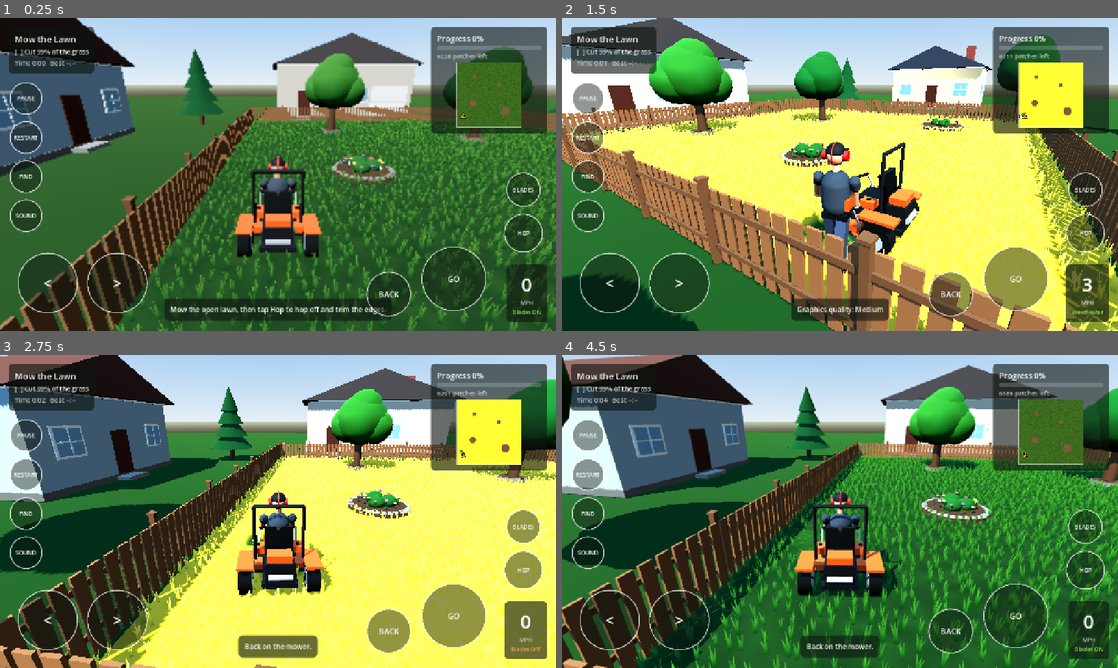
Above: before the commit, frames 1-4 (two rows, left to right).
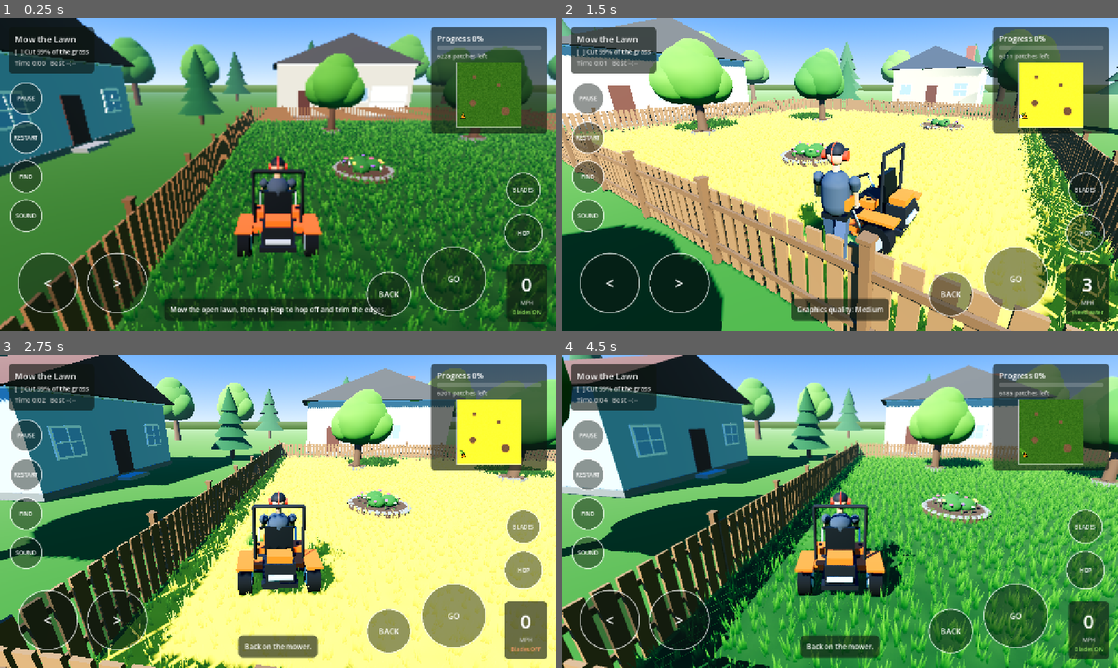
Above: after the commit, the same moments.

Repository: ElSpaniard97/lawn-wrangler
Game: Godot game, scene res://scenes/yard.tscn
Two runs of this game, one before a commit and one after it. Both use one fixed random seed, a clock stepped at 60 frames per second and the inputs below.
Inputs (mouse positions are in pixels of both pictures, inside the frame that each line leads up to):
- Up to frame 1 (0.25 s): no input
- Up to frame 2 (1.5 s): move the mouse to (962, 158) at 0.52 s; hold D (steer_right) 0.53-1.28 s; hold H (highlight) 0.53-1.28 s; click (962, 158) at 0.67 s; tap Space (hop) at 0.77 s; move the mouse to (728, 190) at 1.27 s; hold S (reverse) from 1.28 s (still down); tap Q (quality) at 1.35 s
- Up to frame 3 (2.75 s): tap Space (hop) at 1.52 s; move the mouse to (333, 442) at 2.02 s; release S (reverse) at 2.03 s; hold D (steer_right) from 2.03 s (still down); hold B (toggle_blades) from 2.03 s (still down)
- Up to frame 4 (4.5 s): move the mouse to (812, 574) at 2.77 s; release D (steer_right) at 2.78 s; release B (toggle_blades) at 2.78 s; hold W (accelerate) 2.78-3.53 s; tap H (highlight) at 2.85 s; click (812, 574) at 2.92 s; tap Space (hop) at 3.02, 3.77 s; move the mouse to (1006, 558) at 3.52 s; hold Q (quality) 3.53-4.28 s; hold A (steer_left) from 3.53 s (still down); move the mouse to (673, 464) at 4.27 s; tap B (toggle_blades) at 4.35 s

The runs differ from the first frame. In frame 1, 40% of the frame differs, in the area x 0-100%, y 0-100%; in frame 2, 77%; in frame 3, 64%; in frame 4, 65%.

Commit message:
Brighter summer lighting, thicker grass and real mowing stripes (Phase 6, part 1)
- Deeper blue sky, warmer and stronger sun, softer shadows, light distance
  haze, colour grading, and a ring of distant trees at the horizon
- Seven-blade grass clumps in brighter greens
- Stripes follow travel direction like a real lawn: a pass one way and
  back the other leave light and dark stripes; stubble is tinted to match
- Tree leaf shades quantized so trees share materials after baking
- Test for alternating stripes; README updated

Co-Authored-By: Claude Opus 5.5 (1M context) <noreply@anthropic.com>
Claude-Session: https://claude.ai/code/session_01BNpf16DhLvn72P8e8Wsqpn

Diff:
--- a/godot/scripts/lawn_grid.gd
+++ b/godot/scripts/lawn_grid.gd
@@ -22,6 +22,13 @@
 
 func _init() -> void:
 	reset()
+
+
+## Which stripe shade a pass leaves. Like a real lawn, going one way along
+## a line and coming back the other way leave a light and a dark stripe.
+static func stripe_for(direction: Vector3) -> int:
+	var lead := direction.x if absf(direction.x) >= absf(direction.z) else direction.z
+	return STRIPE_A if lead >= 0.0 else STRIPE_B
 
 
 ## Clears every cell to tall grass. Mark blocked cells, then call seal_layout().
--- a/godot/scripts/lawn_view.gd
+++ b/godot/scripts/lawn_view.gd
@@ -6,14 +6,15 @@
 ## is off screen.
 
 const CHUNK := 10 # cells per chunk side
-const TALL_COLOR := Color(0.14, 0.25, 0.07)
-const STRIPE_A_COLOR := Color(0.25, 0.40, 0.12)
-const STRIPE_B_COLOR := Color(0.17, 0.30, 0.08)
+const TALL_COLOR := Color(0.13, 0.27, 0.06)
+const STRIPE_A_COLOR := Color(0.36, 0.56, 0.16)
+const STRIPE_B_COLOR := Color(0.19, 0.36, 0.08)
 const BLOCKED_COLOR := Color(0.30, 0.21, 0.14)
 const HIGHLIGHT_COLOR := Color(0.85, 0.68, 0.12)
 const STUBBLE_HEIGHT := 0.2 # fraction of full clump height left after a cut
 const TALL_DATA := Color(1, 0, 0, 0)
-const CUT_DATA := Color(0, 0, 0, 0)
+const CUT_DATA := Color(0, 0, 0, 0) # dark stripe stubble
+const CUT_LIGHT_DATA := Color(0, 1, 0, 0) # light stripe stubble
 
 var grid: LawnGrid
 var image: Image
@@ -90,7 +91,7 @@
 					clump_transforms[z * grid.columns + x] = full
 					var is_tall := grid.cell(x, z) == LawnGrid.TALL
 					mm.set_instance_transform(index, full if is_tall else _stubble(full))
-					mm.set_instance_custom_data(index, TALL_DATA if is_tall else CUT_DATA)
+					mm.set_instance_custom_data(index, TALL_DATA if is_tall else _cut_data(grid.cell(x, z)))
 			chunks.append(mm)
 			var instance := MultiMeshInstance3D.new()
 			instance.multimesh = mm
@@ -99,18 +100,19 @@
 			add_child(instance)
 
 
-## Five tapered blades (the shader shades them root to tip). Each blade is in the mesh twice,
+## Seven tapered blades (the shader shades them root to tip). Each blade is in the mesh twice,
 ## once per winding, both with an upward normal, so it is lit from either
 ## side instead of going dark on its back face.
 func _clump_mesh() -> ArrayMesh:
 	var st := SurfaceTool.new()
 	st.begin(Mesh.PRIMITIVE_TRIANGLES)
-	for blade in 5:
-		var angle := blade * TAU / 5.0
-		var side := Vector3(cos(angle), 0, sin(angle)) * 0.03
-		var lean := Vector3(-sin(angle), 0, cos(angle)) * 0.05
-		var height := 0.24 + 0.06 * (blade % 2)
-		var points := [-side, side, Vector3(0, height, 0) + lean]
+	for blade in 7:
+		var angle := blade * TAU / 7.0 + 0.4 * (blade % 3)
+		var spread := Vector3(cos(angle * 1.7), 0, sin(angle * 1.7)) * 0.05 * (blade % 2)
+		var side := Vector3(cos(angle), 0, sin(angle)) * 0.025
+		var lean := Vector3(-sin(angle), 0, cos(angle)) * 0.06
+		var height := 0.22 + 0.04 * (blade % 3)
+		var points := [spread - side, spread + side, spread + Vector3(0, height, 0) + lean]
 		for order in [[0, 1, 2], [1, 0, 2]]:
 			for i in order:
 				st.set_normal(Vector3.UP)
@@ -143,12 +145,16 @@
 	return (z % CHUNK) * CHUNK + (x % CHUNK)
 
 
-func _on_cell_cut(x: int, z: int, _stripe: int) -> void:
+func _cut_data(stripe: int) -> Color:
+	return CUT_LIGHT_DATA if stripe == LawnGrid.STRIPE_A else CUT_DATA
+
+
+func _on_cell_cut(x: int, z: int, stripe: int) -> void:
 	image.set_pixel(x, z, _color_for(x, z))
 	var chunk := chunk_for(x, z)
 	var index := instance_for(x, z)
 	chunk.set_instance_transform(index, _stubble(clump_transforms[z * grid.columns + x]))
-	chunk.set_instance_custom_data(index, CUT_DATA)
+	chunk.set_instance_custom_data(index, _cut_data(stripe))
 	dirty = true
 
 
--- a/godot/scripts/mower.gd
+++ b/godot/scripts/mower.gd
@@ -67,7 +67,7 @@
 	var newly_cut := 0
 	if cutting and lawn and measured_speed > 0.05:
 		# Mowing along X and along Z leaves the two stripe shades.
-		var stripe := LawnGrid.STRIPE_A if absf(forward.x) >= absf(forward.z) else LawnGrid.STRIPE_B
+		var stripe := LawnGrid.stripe_for(forward)
 		var blade := to_global(blade_offset)
 		newly_cut = lawn.cut_segment(last_blade if has_last_blade else blade, blade, cut_radius, stripe)
 		last_blade = blade
--- a/godot/scripts/walker.gd
+++ b/godot/scripts/walker.gd
@@ -54,7 +54,7 @@
 	stride = fmod(stride + measured_speed * delta * 4.5, TAU) if pace > 0.05 else 0.0
 	Models.animate_walk(person, stride, pace, true)
 	if lawn:
-		var stripe := LawnGrid.STRIPE_A if absf(forward.x) >= absf(forward.z) else LawnGrid.STRIPE_B
+		var stripe := LawnGrid.stripe_for(forward)
 		var tip := tip_position()
 		var newly_cut := lawn.cut_segment(last_tip if has_last_tip else tip, tip, cut_radius, stripe)
 		last_tip = tip
--- a/godot/scripts/yard.gd
+++ b/godot/scripts/yard.gd
@@ -267,27 +267,40 @@
 
 
 func _build_environment() -> void:
+	# Bright summer afternoon: deep blue sky, warm low sun, a little haze so
+	# the distance fades instead of ending in a hard line.
 	var sky_material := ProceduralSkyMaterial.new()
-	sky_material.sky_top_color = Color(0.32, 0.55, 0.85)
-	sky_material.sky_horizon_color = Color(0.75, 0.84, 0.92)
-	sky_material.ground_horizon_color = Color(0.6, 0.65, 0.55)
+	sky_material.sky_top_color = Color(0.18, 0.42, 0.85)
+	sky_material.sky_horizon_color = Color(0.68, 0.80, 0.92)
+	sky_material.sky_curve = 0.12
+	sky_material.ground_horizon_color = Color(0.45, 0.55, 0.40)
+	sky_material.ground_bottom_color = Color(0.20, 0.30, 0.15)
+	sky_material.sun_angle_max = 20.0
 	var sky := Sky.new()
 	sky.sky_material = sky_material
 	var env := Environment.new()
 	env.background_mode = Environment.BG_SKY
 	env.sky = sky
 	env.ambient_light_source = Environment.AMBIENT_SOURCE_SKY
-	env.ambient_light_energy = 0.45
+	env.ambient_light_energy = 0.5
 	env.tonemap_mode = Environment.TONE_MAPPER_ACES
+	env.fog_enabled = true
+	env.fog_light_color = Color(0.66, 0.78, 0.90)
+	env.fog_density = 0.0015
+	env.fog_sky_affect = 0.0
+	env.adjustment_enabled = true
+	env.adjustment_saturation = 1.12
+	env.adjustment_contrast = 1.06
 	var world := WorldEnvironment.new()
 	world.environment = env
 	add_child(world)
 
 	sun = DirectionalLight3D.new()
-	sun.rotation_degrees = Vector3(-50, -35, 0)
-	sun.light_energy = 1.0
-	sun.light_color = Color(1.0, 0.96, 0.88)
+	sun.rotation_degrees = Vector3(-42, -35, 0)
+	sun.light_energy = 1.35
+	sun.light_color = Color(1.0, 0.93, 0.80)
 	sun.shadow_enabled = true
+	sun.shadow_blur = 1.5
 	sun.directional_shadow_max_distance = 40.0
 	add_child(sun)
 
@@ -298,8 +311,8 @@
 	floor_body.add_child(floor_shape)
 	add_child(floor_body)
 	var outer := PlaneMesh.new()
-	outer.size = Vector2(120, 120)
-	outer.material = _material(Color(0.16, 0.28, 0.09), 1.0)
+	outer.size = Vector2(200, 200)
+	outer.material = _material(Color(0.20, 0.36, 0.10), 1.0)
 	var outer_instance := MeshInstance3D.new()
 	outer_instance.mesh = outer
 	outer_instance.position = Vector3(YARD_SIZE / 2.0, -0.02, YARD_SIZE / 2.0)
@@ -381,8 +394,8 @@
 		trunk_mesh.height = 2.4 * scale_factor
 		trunk_mesh.material = bark
 		Models.add_mesh(scenery, trunk_mesh, at + Vector3(0, trunk_mesh.height / 2.0, 0))
-		var shade := 0.04 * sin(at.x * 1.7 + at.z)
-		var leaves := _material(Color(0.20 + shade, 0.42 + shade, 0.16), 1.0)
+		var shade := 0.04 * roundf(sin(at.x * 1.7 + at.z)) # three shades, so trees share materials
+		var leaves := _material(Color(0.24 + shade, 0.48 + shade, 0.14), 1.0)
 		for blob in [[Vector3(0, 3.0, 0), 1.5], [Vector3(0.8, 2.6, 0.3), 1.0], [Vector3(-0.7, 2.7, -0.4), 1.1], [Vector3(0.1, 3.7, 0.2), 1.0]]:
 			Models.add_sphere(scenery, blob[1] * scale_factor, at + blob[0] * scale_factor, leaves)
 	if collide:
@@ -481,6 +494,14 @@
 	var spots := [Vector3(-4, 0, 1), Vector3(-5, 0, 18), Vector3(24.5, 0, 2), Vector3(24, 0, 19), Vector3(18, 0, 26), Vector3(3, 0, 26), Vector3(10, 0, 30)]
 	for i in spots.size():
 		_build_tree(spots[i], 1.3 if i % 2 else 1.1, false, i % 2 == 0)
+	# A ring of distant trees hides the edge of the world.
+	var rng := RandomNumberGenerator.new()
+	rng.seed = 11
+	for i in 26:
+		var angle := i * TAU / 26.0 + rng.randf_range(-0.08, 0.08)
+		var distance := rng.randf_range(34.0, 46.0)
+		var spot := Vector3(YARD_SIZE / 2.0 + cos(angle) * distance, 0, YARD_SIZE / 2.0 + sin(angle) * distance)
+		_build_tree(spot, rng.randf_range(1.6, 2.4), false, rng.randf() < 0.35)
 
 
 ## A house facing local +Z: walls, roof with overhang, chimney, windows,
--- a/godot/shaders/grass.gdshader
+++ b/godot/shaders/grass.gdshader
@@ -1,22 +1,26 @@
 // Grass clumps. Each MultiMesh instance carries custom data: r = 1 for tall
-// grass, 0 for cut stubble. Blades shade from root to tip by height, tall
+// grass, 0 for cut stubble; g = 1 for stubble on a light stripe. Blades shade from root to tip by height, tall
 // grass sways in a slow breeze and turns yellow while the missed-grass
 // highlight is on; stubble stays still.
 shader_type spatial;
 render_mode cull_back, diffuse_lambert, specular_disabled;
 
-uniform vec3 root_color : source_color = vec3(0.13, 0.25, 0.07);
-uniform vec3 tip_color : source_color = vec3(0.36, 0.52, 0.17);
+uniform vec3 root_color : source_color = vec3(0.10, 0.24, 0.05);
+uniform vec3 tip_color : source_color = vec3(0.38, 0.60, 0.15);
 uniform float blade_height = 0.3;
 uniform float highlight = 0.0;
 uniform vec3 highlight_color : source_color = vec3(0.95, 0.78, 0.15);
 uniform float sway_strength = 0.05;
+uniform vec3 stripe_light : source_color = vec3(0.45, 0.68, 0.20);
+uniform vec3 stripe_dark : source_color = vec3(0.17, 0.34, 0.07);
 
 varying float tall;
 varying float along;
+varying float light;
 
 void vertex() {
 	tall = INSTANCE_CUSTOM.r;
+	light = INSTANCE_CUSTOM.g;
 	along = clamp(VERTEX.y / blade_height, 0.0, 1.0);
 	vec3 origin = (MODEL_MATRIX * vec4(0.0, 0.0, 0.0, 1.0)).xyz;
 	float wave = sin(TIME * 1.6 + origin.x * 0.8 + origin.z * 0.55)
@@ -27,7 +31,9 @@
 }
 
 void fragment() {
-	vec3 base = mix(root_color, tip_color, along);
+	vec3 grown = mix(root_color, tip_color, along);
+	vec3 stubble = mix(stripe_dark, stripe_light, light) * (0.75 + 0.25 * along);
+	vec3 base = mix(stubble, grown, tall);
 	ALBEDO = mix(base, highlight_color * (0.7 + 0.5 * along), highlight * tall);
 	ROUGHNESS = 1.0;
 }
--- a/godot/tests/run_tests.gd
+++ b/godot/tests/run_tests.gd
@@ -18,6 +18,7 @@
 	test_blocked_cells_never_count()
 	test_saved_record_rejects_bad_data()
 	test_swept_cut_leaves_no_gaps()
+	test_back_and_forth_passes_alternate_stripes()
 	await test_mower_drives_cuts_and_stays_in_yard()
 	await test_pause_freezes_time_and_position()
 	await test_hop_off_parks_mower_and_hop_back_on()
@@ -472,3 +473,11 @@
 		check(inside, "touch buttons stay on screen at %s (visible %s)" % [size, screen.size])
 	root.size = original
 	await end_yard(yard)
+
+
+func test_back_and_forth_passes_alternate_stripes() -> void:
+	check(LawnGrid.stripe_for(Vector3(0, 0, -1)) != LawnGrid.stripe_for(Vector3(0, 0, 1)), "up and back along a line leave different stripes")
+	check(LawnGrid.stripe_for(Vector3(1, 0, 0.2)) != LawnGrid.stripe_for(Vector3(-1, 0, -0.2)), "across and back leave different stripes")
+	var view := LawnView.new()
+	check(view._cut_data(LawnGrid.STRIPE_A).g > view._cut_data(LawnGrid.STRIPE_B).g, "stubble on a light stripe is drawn lighter")
+	view.free()
Not shown, changed: README.md
Not shown, changed: screenshot.png
